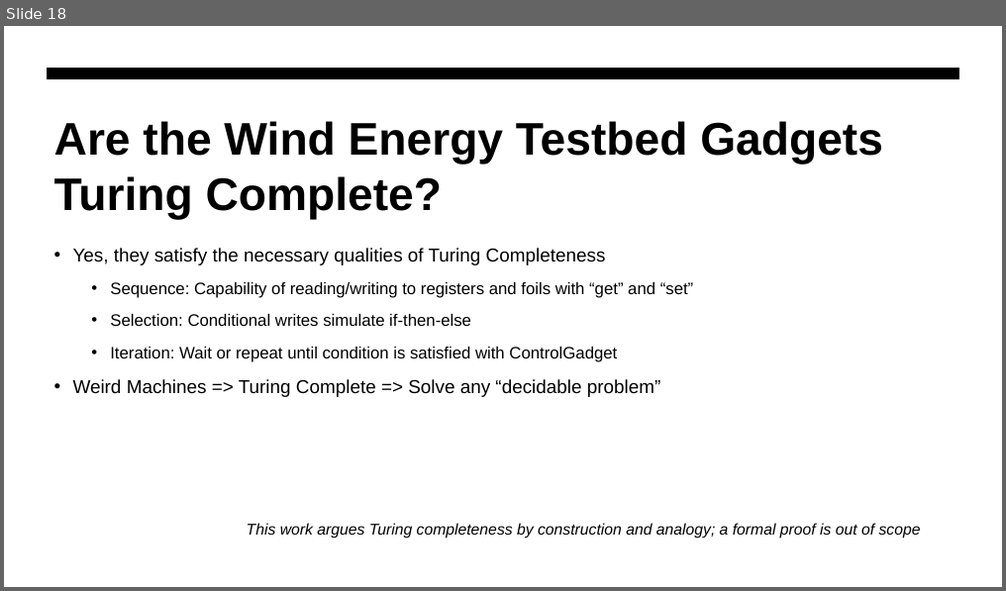
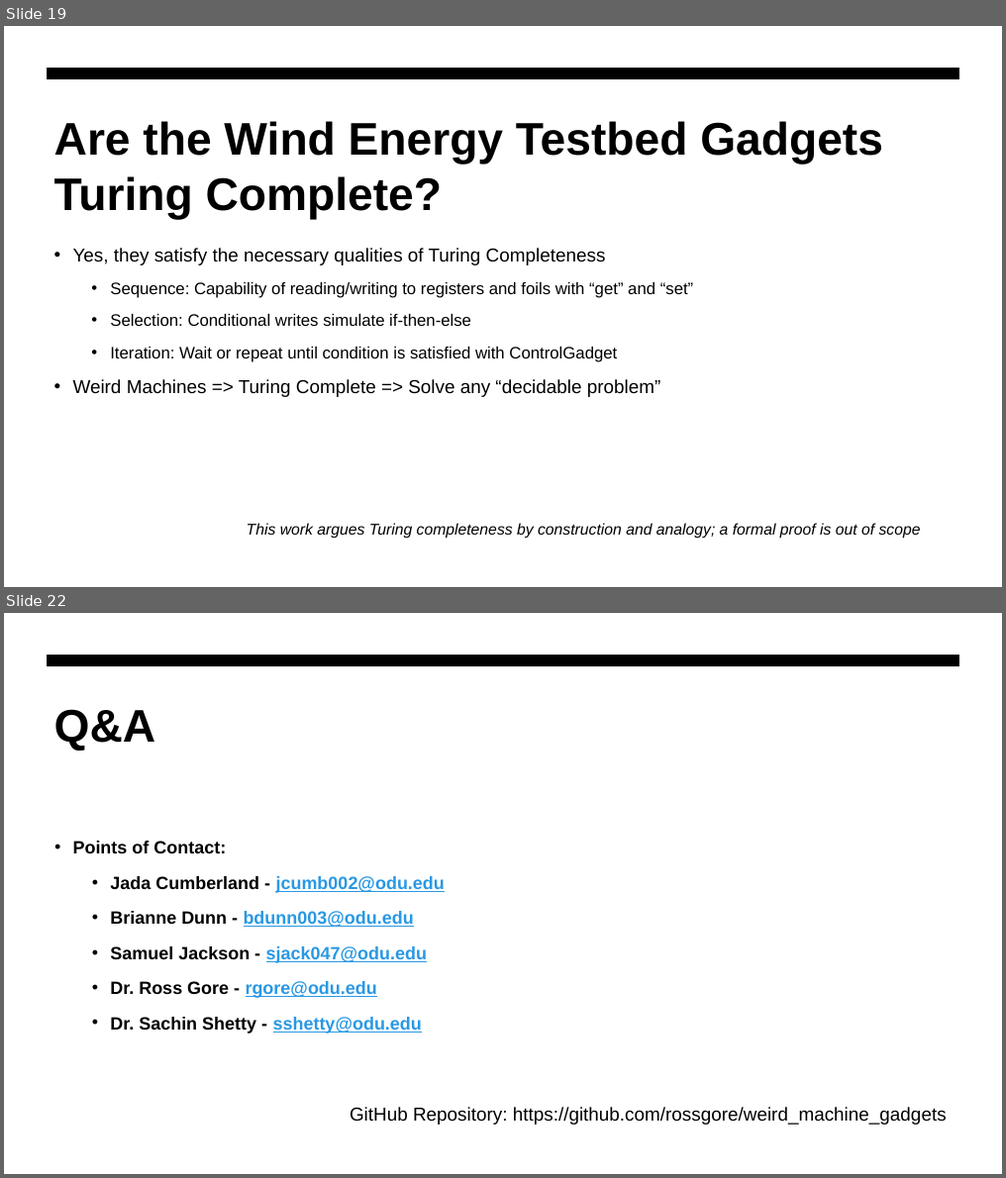
Before and after one commit to rossgore/weird_machine_gadgets, a slide deck: blog/WeirdMachinePresentation-ODU.pptx. Shown one above the other, each under a label of ours: slide 18 before the commit, slides 19 and 22 after it; the slides between them are not shown. The pictures are 1006x591 and 1006x1178 pixels, drawn with LibreOffice and Linux fonts; fonts in the diff are those of the drawing. Boxes give left, top, right and bottom in pixels: in the first picture for what was removed or moved away, otherwise in the second. Text is boxed around its words. In the diff, an @@ line names an element or a change of style, - is before the commit and + after.

```diff
--- a/blog/WeirdMachinePresentation-ODU.pptx
+++ b/blog/WeirdMachinePresentation-ODU.pptx
@@ slide 22 added at [4, 613, 1002, 1174], background #FFFFFF; not listed: 1 template element that a slide beside it also shows @@
@@ title added at [54, 709, 156, 751], 44 pt, text #000000, bold @@
+Q&A
@@ text added at [73, 841, 445, 1034], 17.2 pt, text #000000, bold @@
+• Points of Contact:
+  • Jada Cumberland - jcumb002@odu.edu
+  • Brianne Dunn - bdunn003@odu.edu
+  • Samuel Jackson - sjack047@odu.edu
+  • Dr. Ross Gore - rgore@odu.edu
+  • Dr. Sachin Shetty - sshetty@odu.edu
@@ text added at [350, 1107, 946, 1125], 18 pt, text #000000 @@
+GitHub Repository: https://github.com/rossgore/weird_machine_gadgets
@@ what was slide 18 is now slide 19 @@
```
Also in this commit, not shown: 6 slides changed, 1 other slide added, 1 other file.
